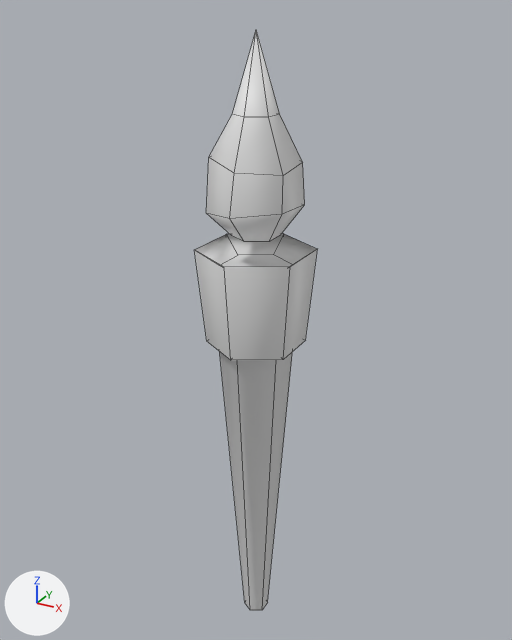
The Blender file Assets/Moria_Hall.blend as it was, and as the next commit left it.
The view is the same before and after, from a 50 mm lens placed at (0.551, -1.002, 1.17), pointed at (-0.016, 0.029, 0.654). Arrows for +X, +Y and +Z are at lower left; the lights stay in place. The older version comes first. Mesh edges are drawn as thin lines. The same objects are shown in both versions, whatever each file hides.

Objects in the first picture: 'torch'.
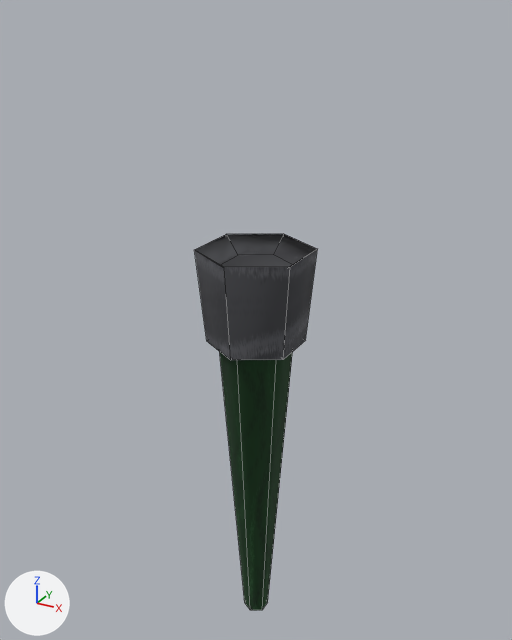
Location of each change, (x1, y1, x2, y2) in pixels of the pictures (512 x 640 px):
'torch', reshaped (35% shorter): before (195, 30, 317, 610); after (195, 234, 317, 610)
part 1 of me_cylinder, deleted: before (206, 30, 305, 242)
part 2 of me_cylinder, recoloured (darker): (195, 234, 317, 610) in both

The change, as a diff of the scene's bpy script:
```diff
--- a/Assets/Moria_Hall.blend.py
+++ b/Assets/Moria_Hall.blend.py
@@ img_torch_layer @@
+img_torch_layer = load_image('torch Layer', '_unpacked/torch_Layer', 512, 512, 'sRGB')
@@ ng_ucupaint_torch @@
+ng_ucupaint_torch = bpy.data.node_groups.new('Ucupaint torch', 'ShaderNodeTree')
+# nodes: Group, Mix, UVMap
+# colours: white #ffffff
@@ ng_yp_layer_torch_layer @@
+ng_yp_layer_torch_layer = bpy.data.node_groups.new('.yP Layer torch Layer', 'ShaderNodeTree')
+# uses the picture img_torch_layer
@@ mat_torch @@
+mat_torch = bpy.data.materials.new('torch')
+mat_torch.use_nodes = True; mat_torch.node_tree.nodes.clear()
+_N = mat_torch.node_tree.nodes; _L = mat_torch.node_tree.links
+n0 = _N.new('ShaderNodeGroup'); n0.name = 'Group'
+n0.node_tree = ng_ucupaint_torch
+n0.inputs[0].default_value = (0.00729, 0.0494, 0.0117, 1.0)  # 'Color', dark green #153f1c
+n1 = _N.new('ShaderNodeBsdfPrincipled'); n1.name = 'Principled BSDF'
+n1.inputs[2].default_value = 1.0  # 'Roughness'
+n2 = _N.new('ShaderNodeOutputMaterial'); n2.name = 'Material Output'
+_L.new(n1.outputs[0], n2.inputs[0])  # 'BSDF' to 'Surface'
+_L.new(n0.outputs[0], n1.inputs[0])  # 'Color' to 'Base Color'
@@ me_cylinder @@
 # used by ob_torch; location = (0.0, 0.0, 0.334); scale = (0.0404, 0.0404, 0.321)
-me_cylinder.from_pydata(...)  # 55 vertices, 51 faces; spans x -2.22..2.22, y -2.56..2.56, z -1.0..2.52
+me_cylinder.from_pydata(...)  # 30 vertices, 26 faces; spans x -2.22..2.22, y -2.56..2.56, z -1.0..1.45
+# me_cylinder part 1: the loose piece of 25 vertices spanning x -1.73..1.73, y -2.07..1.96, z 1.52..2.52 is deleted
+# me_cylinder part 2: 26 faces spanning x -2.22..2.22, y -2.56..2.56, z -1.0..1.45 switch from no material to mat_torch
```
